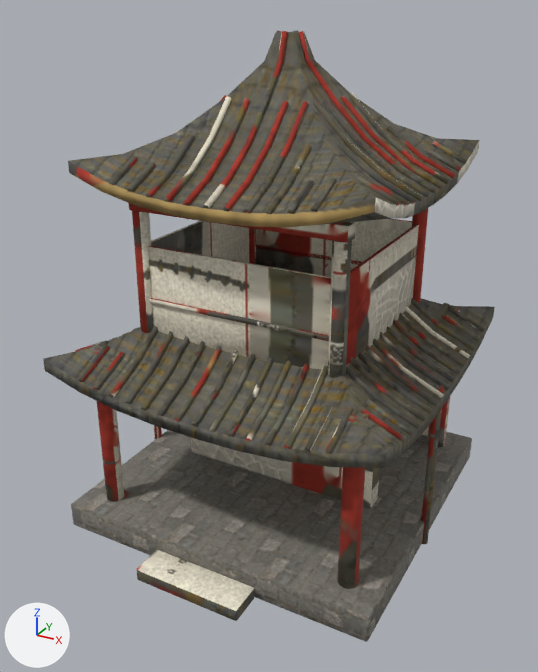
What one commit did to the glTF model public/models/kits/SettlementTeaHouse.gltf.
One viewpoint serves both versions: a 50 mm lens placed at (6.91, -13.1, 10.63), pointed at (-0.05, -0.44, 4.3). Lighting does not change. The marker at lower left points along +X, +Y and +Z. The older version comes first. Where no turn or scale is listed for an object, it has been applied to the vertices. Vertices at exactly the same position are counted once.

The first picture shows 'courtyardWall', 'lanternString', 'teaHouse'.
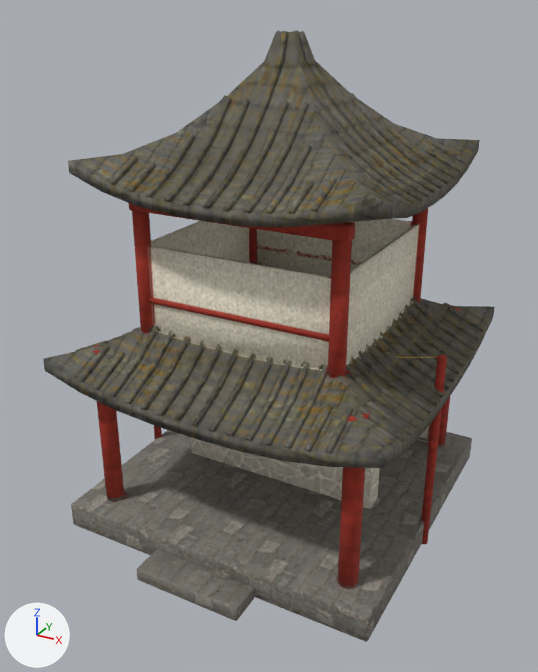
What differs and where, as boxes [x1, y1, x2, y2] in the pictures (538 x 672 px):
```json
{"object": "lanternString", "change": "moved", "before": [154, 385, 444, 544], "after": [154, 354, 447, 544], "on screen": "mostly hidden"}
{"part": 1, "of": "me_courtyardwall", "change": "surface changed", "before": [191, 447, 380, 509], "after": [191, 447, 380, 509], "on screen": "red to grey"}
{"part": 2, "of": "me_teahouse", "change": "surface changed", "before": [68, 30, 480, 641], "after": [68, 30, 480, 641]}
```

The change, as JSON lines over the scene's bpy script:
```json
{"block": "me_courtyardwall", "where": "me_courtyardwall.from_pydata(...)  # 58 vertices, 104 faces; spans x -2.54..2.54, y -0.47..0.47, z -1.29..1.29"}
{"block": "me_courtyardwall", "where": "# used by ob_courtyardwall; location = (0.0, 0.0, 1.29)"}
{"block": "me_courtyardwall", "change": "me_courtyardwall part 1: texture (UV) coordinates of 104 of 104 faces, centred in x -2.54..2.54, y -0.46..0.46, z -1.29..1.22, changed; they spanned u 0.02..0.94, v 0.01..0.94 and now span u 0.01..0.94, v 0.04..0.94"}
{"block": "me_teahouse", "where": "me_teahouse.from_pydata(...)  # 2348 vertices, 4200 faces; spans x -3.68..3.68, y -3.96..3.96, z -5.13..5.13"}
{"block": "me_teahouse", "where": "# used by ob_teahouse; location = (0.0, 0.0, 5.13)"}
{"block": "me_teahouse", "change": "me_teahouse part 2: texture (UV) coordinates of 3525 of 4200 faces, centred in x -3.66..3.66, y -3.96..3.94, z -5.13..5.12, changed; they spanned u 0.0..1.0, v 0.0..1.0 and now span u 0.0..1.0, v 0.0..1.0"}
{"op": "set", "path": "ob_lanternstring.location", "old": "(0.0, 0.0, 1.89)", "new": "(0.0, 0.0, 2.23)"}
```
